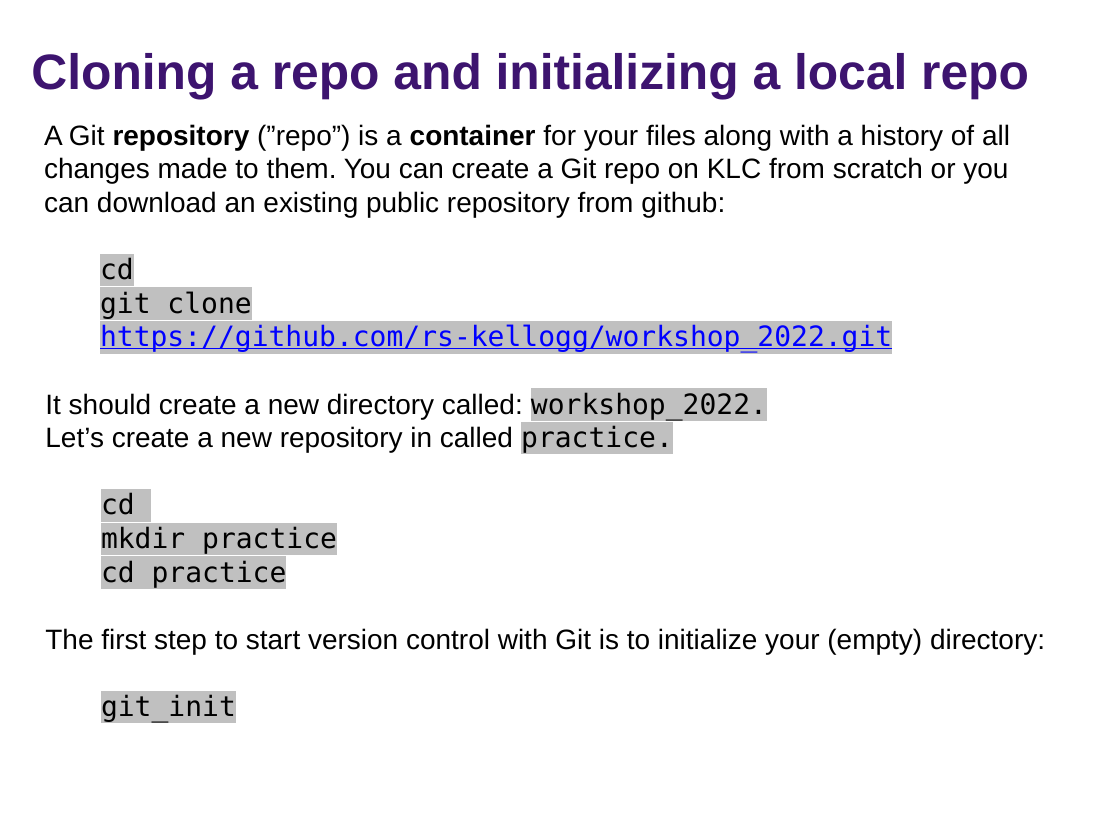
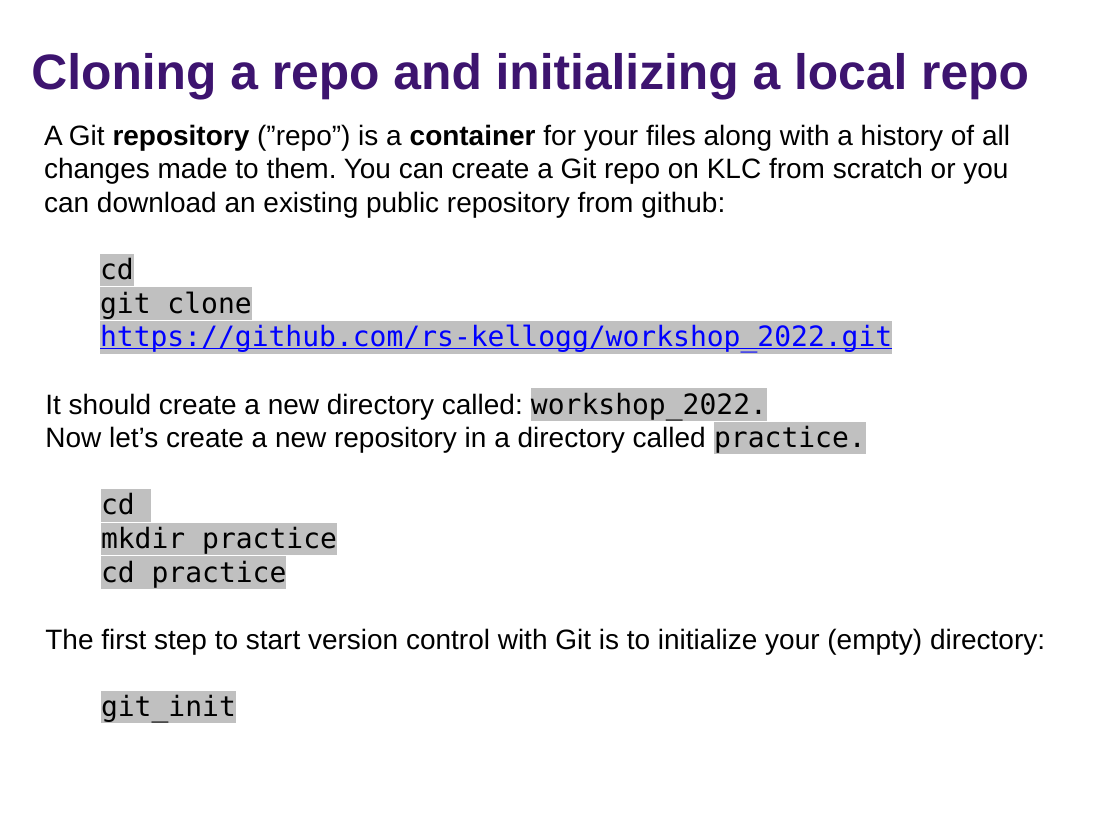
Before and after one commit to rs-kellogg/workshop_2022, a slide deck: slide 8 of Session5_Version_Control/2022_source_control.pptx. Drawn at 1120x840 pixels with LibreOffice and Linux fonts; fonts in the diff are those of the drawing; background and template pictures are left out. Boxes give left, top, right and bottom in pixels: in the first picture for what was removed or moved away, otherwise in the second. Text is boxed around its words. In the diff, an @@ line names an element or a change of style, - is before the commit and + after.

```diff
--- a/Session5_Version_Control/2022_source_control.pptx
+++ b/Session5_Version_Control/2022_source_control.pptx
@@ text at (45,425,866,453): text changed @@
-Let’s create a new repository in called practice.
+Now let’s create a new repository in a directory called practice.
```
Also in this commit, not shown: 1 other slide changed, 1 other file.
